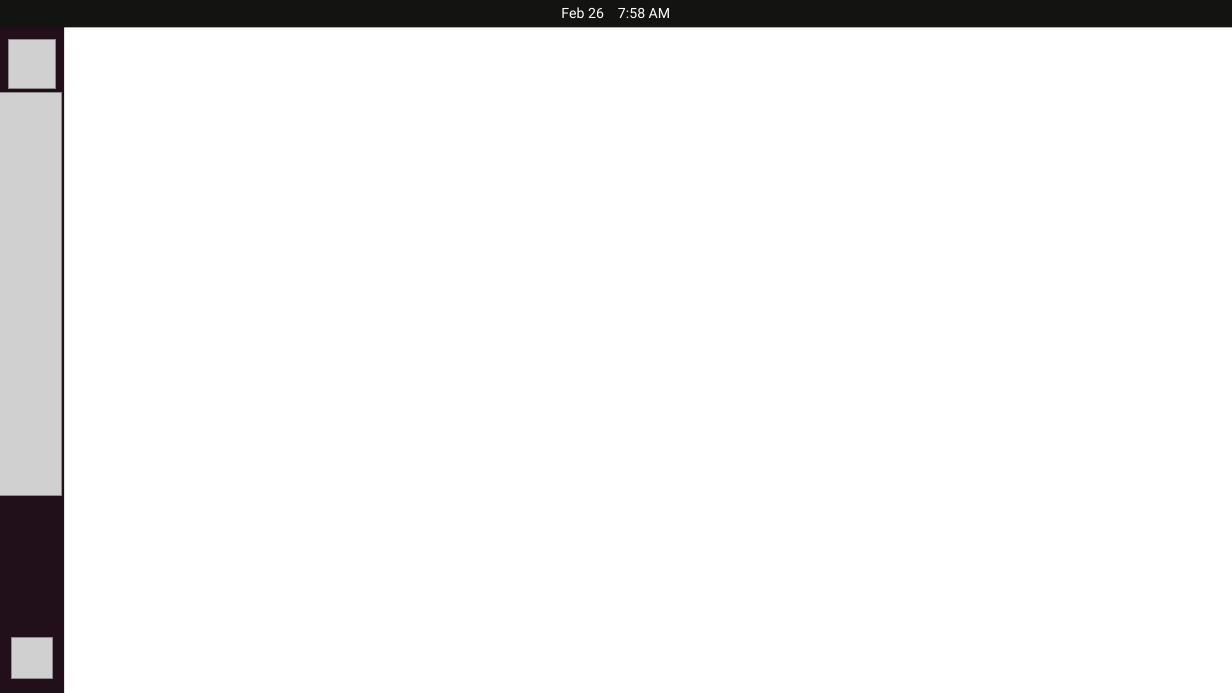
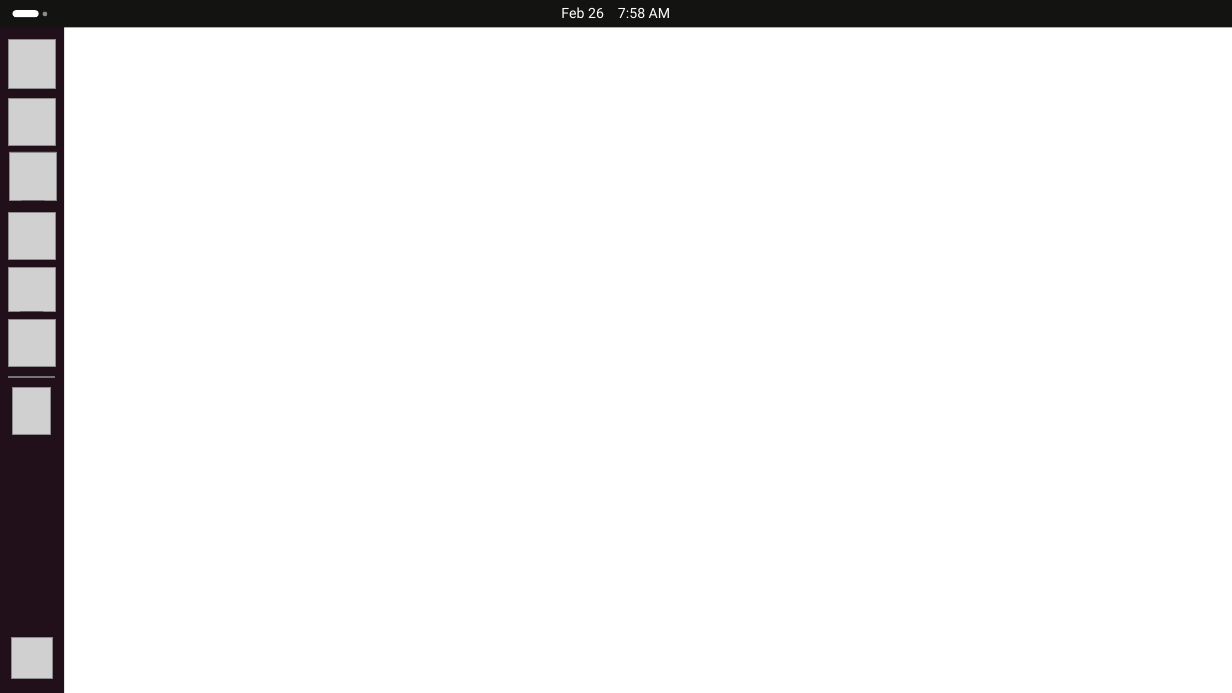
Before and after one commit to Gualterosky/gualterosky.github.io, a slide deck: slide 1 of p/GNU-Linux/plantilla.pptx. Drawn at 1232x693 pixels with LibreOffice and Linux fonts; fonts in the diff are those of the drawing; grey boxes stand for pictures; background and template pictures are left out. Boxes give left, top, right and bottom in pixels: in the first picture for what was removed or moved away, otherwise in the second. Text is boxed around its words. In the diff, an @@ line names an element or a change of style, - is before the commit and + after.

```diff
--- a/p/GNU-Linux/plantilla.pptx
+++ b/p/GNU-Linux/plantilla.pptx
@@ rounded rectangle added at [13,10,39,18], fill #FFFFFF @@
@@ ellipse added at [43,12,47,17], fill #8C8C8C @@
@@ picture removed at [0,92,62,496] @@
@@ picture added at [8,99,55,146] @@
@@ picture added at [9,152,56,200] @@
@@ picture added at [8,213,55,260] @@
@@ picture added at [8,268,55,311] @@
@@ picture added at [8,319,55,366] @@
@@ line added from (8, 377) to (55, 377), #747474 1.5 pt @@
@@ picture added at [13,387,52,434] @@
```
Also in this commit, not shown: 2 slides added, 1 slide removed, 14 other files.
